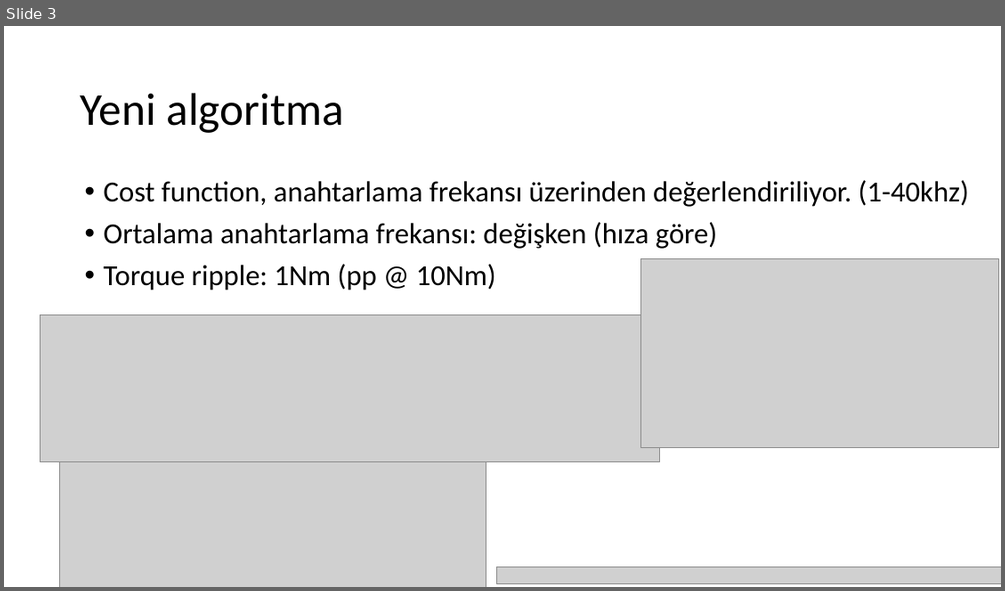
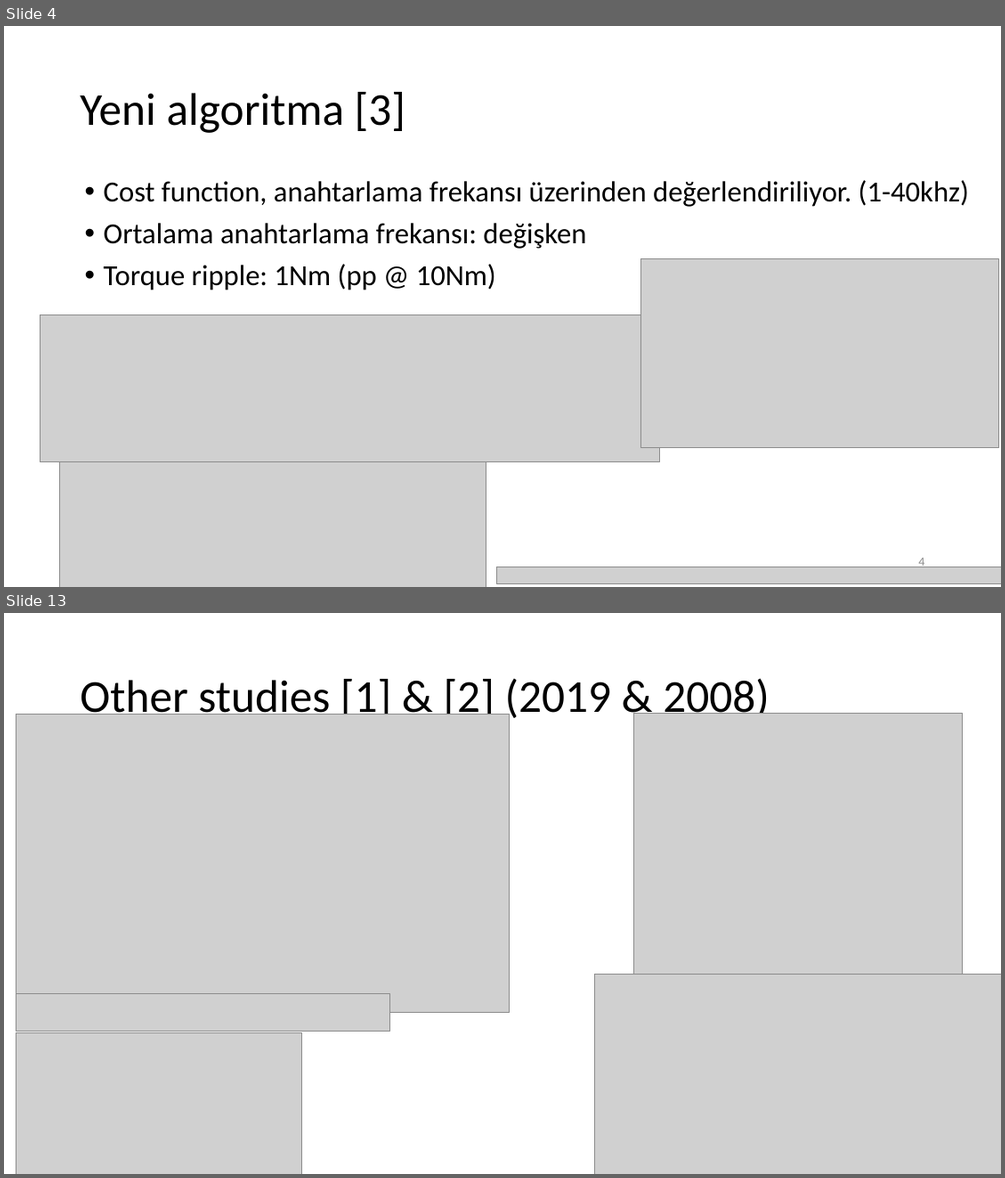
Before and after one commit to hakansrc/fault_tolerant_drives, a slide deck: Simulation/MPC/Sunumlar/MPC_sunum_week35.pptx. Shown one above the other, each under a label of ours: slide 3 before the commit, slides 4 and 13 after it; the slides between them are not shown. The pictures are 1005x591 and 1005x1178 pixels, drawn with LibreOffice and Linux fonts; fonts in the diff are those of the drawing; grey boxes stand for pictures. Boxes give left, top, right and bottom in pixels: in the first picture for what was removed or moved away, otherwise in the second. Text is boxed around its words. In the diff, an @@ line names an element or a change of style, - is before the commit and + after.

```diff
--- a/Simulation/MPC/Sunumlar/MPC_sunum_week35.pptx
+++ b/Simulation/MPC/Sunumlar/MPC_sunum_week35.pptx
@@ slide 13 added at <box>4,613,1001,1174</box>, background #FFFFFF @@
@@ title added at <box>80,678,769,722</box>, 44 pt, text #000000 @@
+Other studies [1] & [2] (2019 & 2008)
@@ picture added at <box>16,714,510,1013</box> @@
@@ picture added at <box>633,714,963,974</box> @@
@@ picture added at <box>595,973,1001,1174</box> @@
@@ picture added at <box>16,993,390,1030</box> @@
@@ picture added at <box>16,1032,301,1174</box> @@
@@ what was slide 3 is now slide 4 @@
@@ slide 4 changed as well @@
@@ title at <box>80,92,405,133</box>: text changed @@
-Yeni algoritma
+Yeni algoritma [3]
@@ text at <box>104,223,586,248</box>: text changed @@
-• Ortalama anahtarlama frekansı: değişken (hıza göre)
+• Ortalama anahtarlama frekansı: değişken
@@ page number added at <box>918,557,924,567</box>, 12 pt, text #8C8C8C @@
+4
```
Also in this commit, not shown: 2 other slides changed, 14 other slides added, 2 slides removed, 9 other files.
